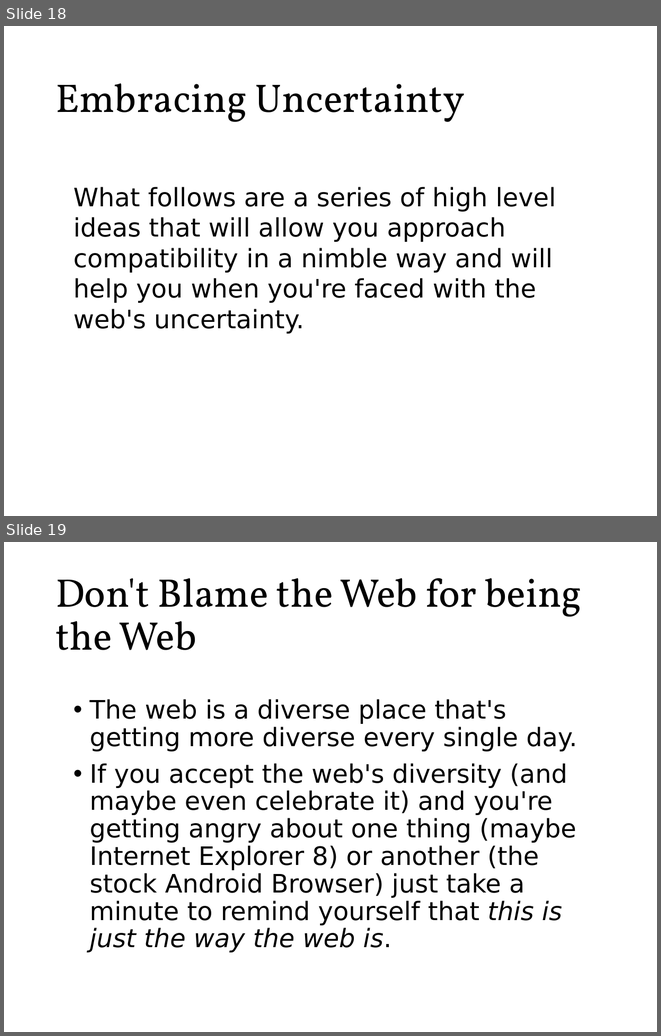
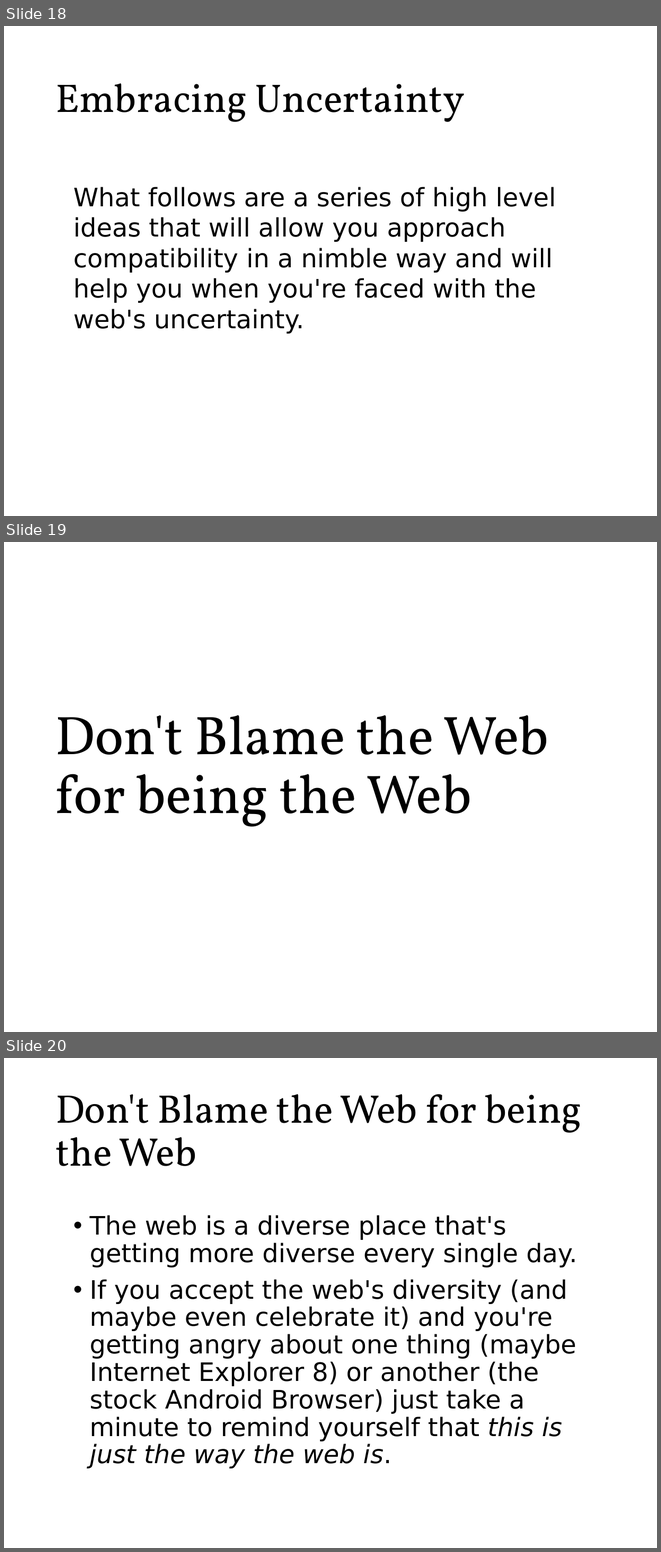
Before and after one commit to roblarsen/rob-larsen-presentations, a slide deck: wild-world-web.pptx. Shown one above the other, each under a label of ours: slides 18 and 19 before the commit, slides 18, 19 and 20 after it. The pictures are 661x1036 and 661x1552 pixels, drawn with LibreOffice and Linux fonts; fonts in the diff are those of the drawing; background and template pictures are left out. Boxes give left, top, right and bottom in pixels: in the first picture for what was removed or moved away, otherwise in the second. Text is boxed around its words. In the diff, an @@ line names an element or a change of style, - is before the commit and + after.

```diff
--- a/wild-world-web.pptx
+++ b/wild-world-web.pptx
@@ slide 19 added at <box>4,542,657,1032</box>, background picture (left out) @@
@@ title added at <box>55,715,549,827</box>, 60 pt, text #000000 @@
+Don't Blame the Web for being the Web
@@ what was slide 19 is now slide 20 @@
```
Also in this commit, not shown: 7 other slides added, 1 other file.
